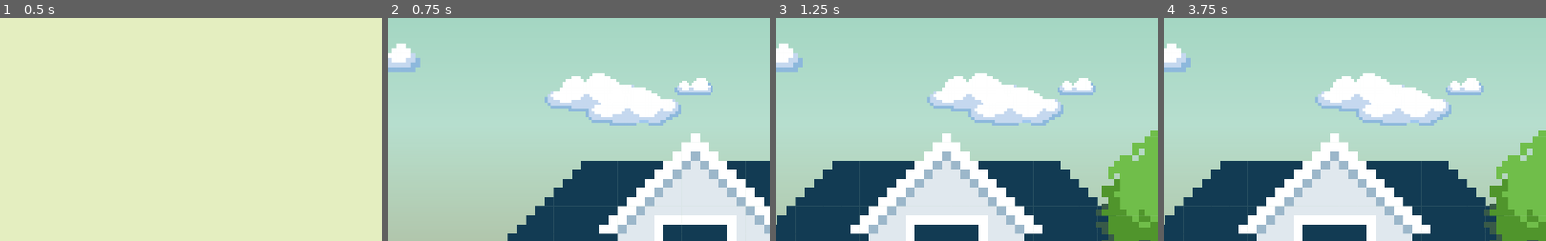
Above: before the commit, frames 1-4 (left to right).
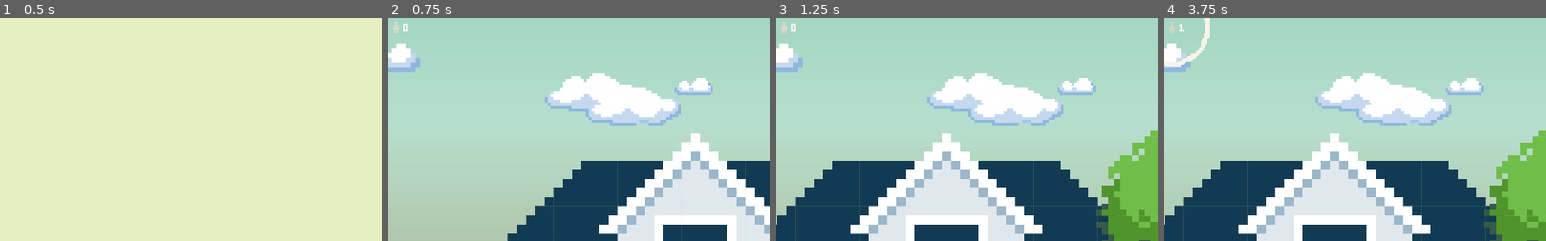
Above: after the commit, the same moments.

Repository: zeskysee/we-missed-party
Game: Godot game, scene res://neighborhood.tscn
Same seed, same stepped clock (60 frames per second), same inputs: the game is played once before the commit and once after it. This scene is started directly instead of the project's main scene.
Inputs:
- Up to frame 1 (0.5 s): no input
- Up to frame 2 (0.75 s): hold D (move_right) from 0.53 s (still down); hold Space (interact) from 0.53 s (still down)
- Up to frame 3 (1.25 s): keep holding D (move_right); keep holding Space (interact); tap W (jump) at 0.77 s
- Up to frame 4 (3.75 s): release Space (interact) at 1.28 s; tap Space (interact) at 1.35, 2.85 s; tap W (jump) at 1.52, 3.02 s; release D (move_right) at 2.03 s; hold A (move_left) 2.03-2.78 s; hold Space (interact) 2.03-2.78 s; hold D (move_right) from 2.78 s (still down); hold Space (interact) from 3.53 s (still down)
The pictures show only the part of the screen within x 0-50%, y 0-50%; the shares and areas given below are measured in that part.

Frame 1 is identical in both runs. In frame 2, less than 0.1% of the frame differs, in the area x 1-6%, y 1-7%; in frame 3, less than 0.1%; in frame 4, 0.5%, in the area x 0-12%, y 0-22%.

Commit message:
Add minimal UI to show NPC following count

Diff:
--- a/neighborhood.gd
+++ b/neighborhood.gd
@@ -14,7 +14,6 @@
 var target_npc_name: = ""
 var target_npc_position: = Vector2.ZERO
 
-onready var camera = $Camera
 onready var floor_loop = $Floor
 onready var foreground = $ParallaxBackground/Foreground
 onready var interaction_instruction = $InteractionInstruction
@@ -22,6 +21,9 @@
 onready var player = $Player
 onready var start_x = 0
 onready var edge_x = foreground.motion_mirroring.x  # order is important
+
+onready var ui_npc_animation_player = $UINPCCount/UINPCPlayer
+onready var ui_npc_label = $UINPCCount/Control/Label
 
 
 func _ready():
@@ -107,6 +109,9 @@
 func npc_follow_player():
 	follow_npc_counter += 1
 	Global.total_number_of_npc += 1
+	# Play ping animation.
+	ui_npc_animation_player.play("ping")
+	ui_npc_label.text = str(follow_npc_counter)
 
 	var target_npc = npc_list.get_node(target_npc_name)
 	var target_position = player.position
--- a/neighborhood.tscn
+++ b/neighborhood.tscn
@@ -13,6 +13,87 @@
 [ext_resource path="res://sprites/house_3.png" type="Texture" id=11]
 [ext_resource path="res://sprites/tree_1.png" type="Texture" id=12]
 [ext_resource path="res://party_house_door_area.tscn" type="PackedScene" id=13]
+[ext_resource path="res://sprites/ui_human.png" type="Texture" id=14]
+[ext_resource path="res://sprites/ring_white.png" type="Texture" id=15]
+[ext_resource path="res://theme_basic.tres" type="Theme" id=16]
+
+[sub_resource type="Animation" id=7]
+length = 0.001
+tracks/0/type = "value"
+tracks/0/path = NodePath("RingWhite:scale")
+tracks/0/interp = 1
+tracks/0/loop_wrap = true
+tracks/0/imported = false
+tracks/0/enabled = true
+tracks/0/keys = {
+"times": PoolRealArray( 0 ),
+"transitions": PoolRealArray( 1 ),
+"update": 0,
+"values": [ Vector2( 1e-05, 1e-05 ) ]
+}
+tracks/1/type = "value"
+tracks/1/path = NodePath("RingWhite:modulate")
+tracks/1/interp = 1
+tracks/1/loop_wrap = true
+tracks/1/imported = false
+tracks/1/enabled = true
+tracks/1/keys = {
+"times": PoolRealArray( 0 ),
+"transitions": PoolRealArray( 1 ),
+"update": 0,
+"values": [ Color( 1, 1, 1, 0 ) ]
+}
+tracks/2/type = "value"
+tracks/2/path = NodePath("Control/UiHuman:modulate")
+tracks/2/interp = 1
+tracks/2/loop_wrap = true
+tracks/2/imported = false
+tracks/2/enabled = true
+tracks/2/keys = {
+"times": PoolRealArray( 0 ),
+"transitions": PoolRealArray( 1 ),
+"update": 0,
+"values": [ Color( 1, 1, 1, 1 ) ]
+}
+
+[sub_resource type="Animation" id=8]
+resource_name = "ping"
+tracks/0/type = "value"
+tracks/0/path = NodePath("RingWhite:scale")
+tracks/0/interp = 1
+tracks/0/loop_wrap = true
+tracks/0/imported = false
+tracks/0/enabled = true
+tracks/0/keys = {
+"times": PoolRealArray( 0, 0.4 ),
+"transitions": PoolRealArray( 1, 1 ),
+"update": 0,
+"values": [ Vector2( 1e-05, 1e-05 ), Vector2( 2, 2 ) ]
+}
+tracks/1/type = "value"
+tracks/1/path = NodePath("RingWhite:modulate")
+tracks/1/interp = 1
+tracks/1/loop_wrap = true
+tracks/1/imported = false
+tracks/1/enabled = true
+tracks/1/keys = {
+"times": PoolRealArray( 0, 0.4, 0.5 ),
+"transitions": PoolRealArray( 1, 1, 1 ),
+"update": 0,
+"values": [ Color( 1, 1, 1, 0 ), Color( 1, 1, 1, 1 ), Color( 1, 1, 1, 0 ) ]
+}
+tracks/2/type = "value"
+tracks/2/path = NodePath("Control/UiHuman:modulate")
+tracks/2/interp = 1
+tracks/2/loop_wrap = true
+tracks/2/imported = false
+tracks/2/enabled = true
+tracks/2/keys = {
+"times": PoolRealArray( 0, 0.2, 0.4, 0.6, 0.8 ),
+"transitions": PoolRealArray( 1, 1, 1, 1, 1 ),
+"update": 0,
+"values": [ Color( 1, 1, 1, 1 ), Color( 0.345098, 0.827451, 0.92549, 1 ), Color( 1, 1, 1, 1 ), Color( 0.345098, 0.827451, 0.92549, 1 ), Color( 1, 1, 1, 1 ) ]
+}
 
 [sub_resource type="Gradient" id=1]
 colors = PoolColorArray( 0.164706, 0.631373, 0.447059, 1, 1, 1, 1, 1 )
@@ -37,6 +118,45 @@
 script = ExtResource( 4 )
 speech_scene = ExtResource( 8 )
 party_house_door_scene = ExtResource( 13 )
+
+[node name="UINPCCount" type="CanvasLayer" parent="."]
+
+[node name="Control" type="Control" parent="UINPCCount"]
+margin_right = 16.0
+margin_bottom = 16.0
+size_flags_horizontal = 3
+__meta__ = {
+"_edit_use_anchors_": false
+}
+
+[node name="UiHuman" type="Sprite" parent="UINPCCount/Control"]
+position = Vector2( 3, 5 )
+texture = ExtResource( 14 )
+offset = Vector2( 8, 8 )
+
+[node name="Label" type="Label" parent="UINPCCount/Control"]
+anchor_left = 0.5
+anchor_right = 0.5
+margin_left = 12.0
+margin_top = 7.0
+margin_right = 20.0
+margin_bottom = 21.0
+theme = ExtResource( 16 )
+text = "0"
+valign = 1
+__meta__ = {
+"_edit_use_anchors_": false
+}
+
+[node name="UINPCPlayer" type="AnimationPlayer" parent="UINPCCount"]
+anims/RESET = SubResource( 7 )
+anims/ping = SubResource( 8 )
+
+[node name="RingWhite" type="Sprite" parent="UINPCCount"]
+modulate = Color( 1, 1, 1, 0 )
+position = Vector2( 11, 13 )
+scale = Vector2( 1e-05, 1e-05 )
+texture = ExtResource( 15 )
 
 [node name="ParallaxBackground" type="ParallaxBackground" parent="."]
 
@@ -48,11 +168,17 @@
 rotation = 1.5708
 scale = Vector2( 0.436021, 8031.52 )
 texture = SubResource( 2 )
+__meta__ = {
+"_edit_lock_": true
+}
 
 [node name="Ground" type="Sprite" parent="ParallaxBackground/Static/Gradient"]
 position = Vector2( 1105.62, -0.00280085 )
 scale = Vector2( 0.781819, 1 )
 texture = SubResource( 4 )
+__meta__ = {
+"_edit_lock_": true
+}
 
 [node name="Clouds" type="ParallaxLayer" parent="ParallaxBackground"]
 motion_scale = Vector2( 0.04, 1 )
Not shown: 1 places in neighborhood.tscn that only renumber resources
